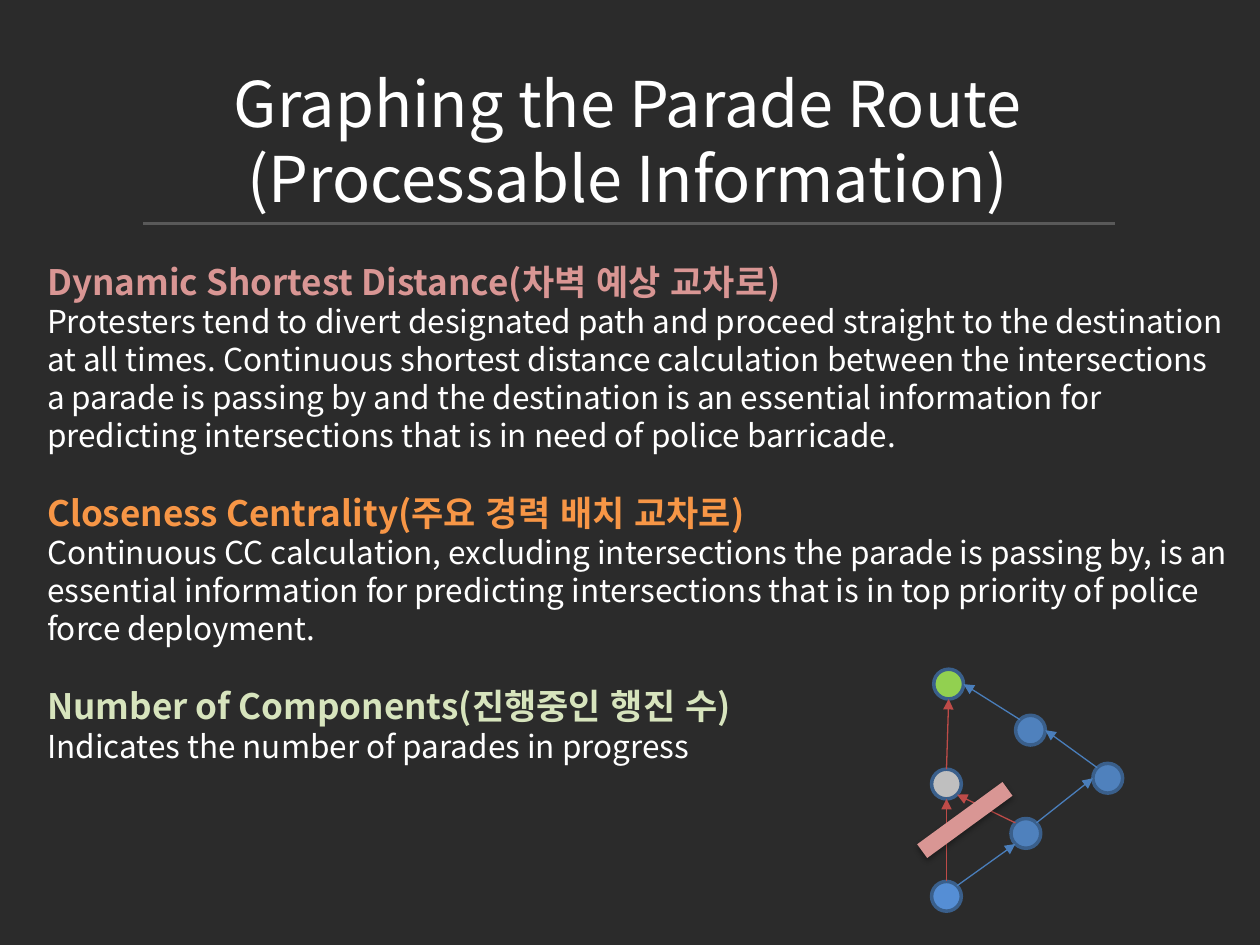
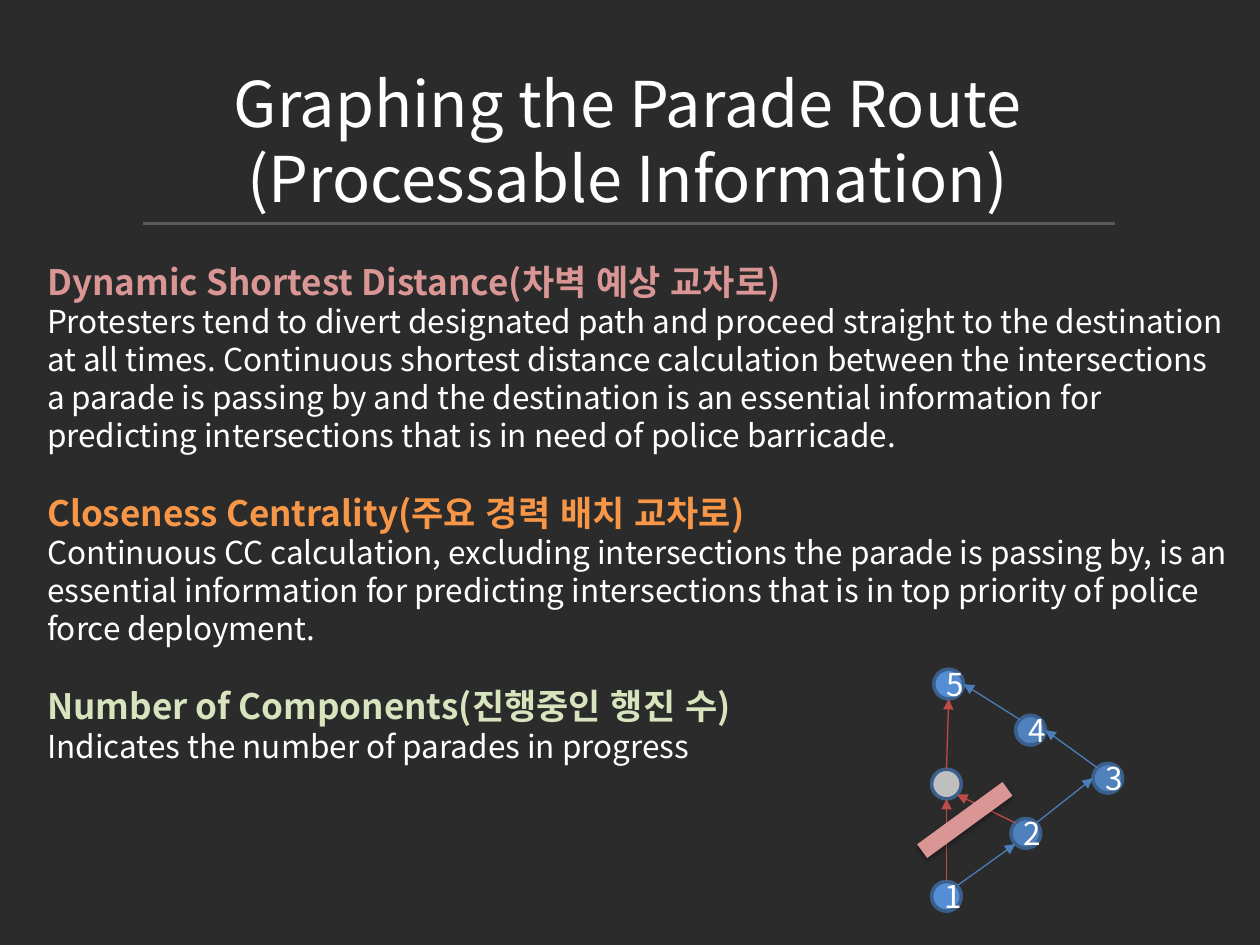
Before and after one commit to jowoni/Data-Structure-Design, a slide deck: slide 7 of Dynamic Graphs/Dynamic Graphs ppt.pptx. Drawn at 1260x945 pixels with LibreOffice and Linux fonts; fonts in the diff are those of the drawing; background and template pictures are left out; a plain dark background stands for a picture behind light text. Boxes give left, top, right and bottom in pixels: in the first picture for what was removed or moved away, otherwise in the second. Text is boxed around its words. In the diff, an @@ line names an element or a change of style, - is before the commit and + after.

Commit message:
ppt 조~금 수정^^
ppt 조~금 수정^^

```diff
--- a/Dynamic Graphs/Dynamic Graphs ppt.pptx
+++ b/Dynamic Graphs/Dynamic Graphs ppt.pptx
@@ ellipse "5" at bbox=[934, 669, 964, 699]: fill #92D050 to #558ED5 @@
@@ text in ellipse at bbox=[947, 664, 964, 705]: text added @@
+5
@@ text in ellipse at bbox=[1029, 710, 1046, 751]: text added @@
+4
@@ text in ellipse at bbox=[1106, 758, 1123, 799]: text added @@
+3
@@ text in ellipse at bbox=[1024, 813, 1041, 854]: text added @@
+2
@@ text in ellipse at bbox=[945, 876, 962, 917]: text added @@
+1
```
